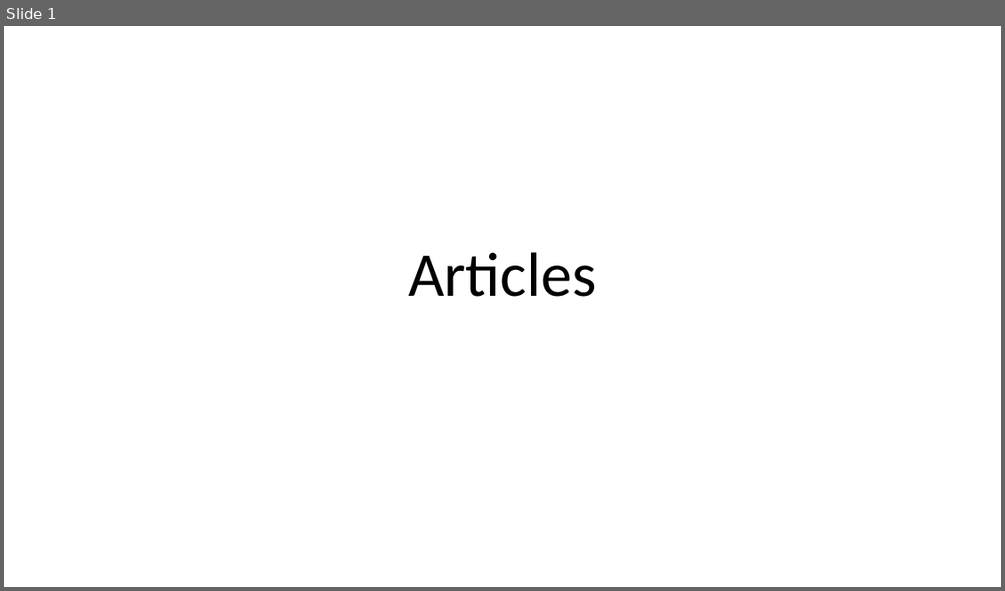
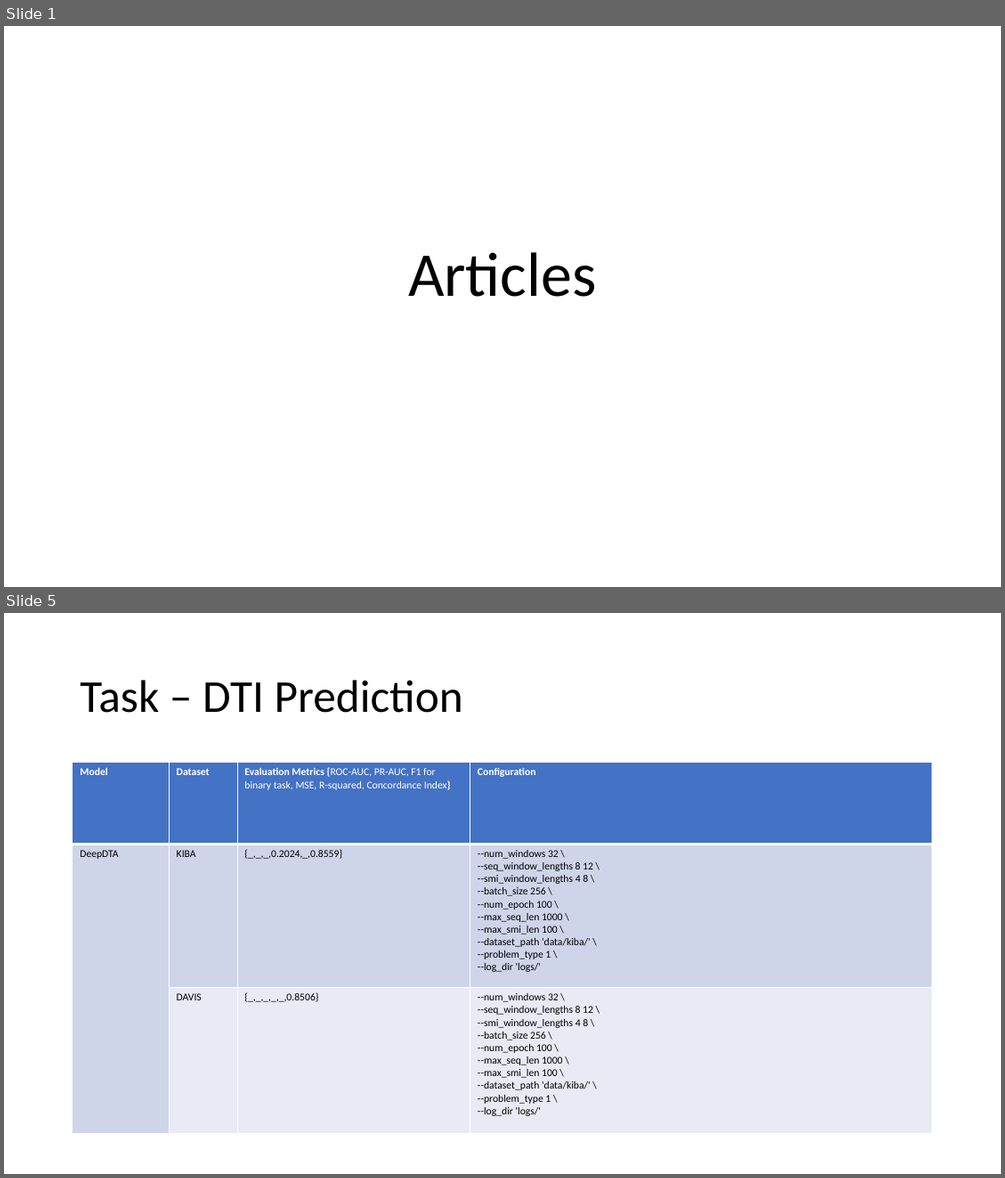
Before and after one commit to debnathk/articles, a slide deck: articles.pptx. Shown one above the other, each under a label of ours: slide 1 before the commit, slides 1 and 5 after it; the slides between them are not shown. The pictures are 1005x591 and 1005x1178 pixels, drawn with LibreOffice and Linux fonts; fonts in the diff are those of the drawing. Boxes give left, top, right and bottom in pixels: in the first picture for what was removed or moved away, otherwise in the second. Text is boxed around its words. In the diff, an @@ line names an element or a change of style, - is before the commit and + after.

```diff
--- a/articles.pptx
+++ b/articles.pptx
@@ slide 5 added at (x1=4, y1=613, x2=1001, y2=1174), background #FFFFFF @@
@@ title added at (x1=80, y1=680, x2=463, y2=713), 44 pt, text #000000 @@
+Task – DTI Prediction
@@ table added at (x1=73, y1=763, x2=932, y2=1132), 3 rows, 4 columns @@
+Model | Dataset | Evaluation Metrics {ROC-AUC, PR-AUC, F1 for binary task, MSE, R-squared, Concordance Index} | Configuration
+DeepDTA | KIBA | {_,_,_,0.2024,_,0.8559} | --num_windows 32 \ / --seq_window_lengths 8 12 \ / --smi_window_lengths 4 8 \ / --batch_size 256 \ / --num_epoch 100 \ / --max_seq_len 1000 \ / --max_smi_len 100 \ / --dataset_path 'data/kiba/' \ / --problem_type 1 \ / --log_dir 'logs/'
+ | DAVIS | {_,_,_,_,_,0.8506} | --num_windows 32 \ / --seq_window_lengths 8 12 \ / --smi_window_lengths 4 8 \ / --batch_size 256 \ / --num_epoch 100 \ / --max_seq_len 1000 \ / --max_smi_len 100 \ / --dataset_path 'data/kiba/' \ / --problem_type 1 \ / --log_dir 'logs/'
```
Also in this commit, not shown: 1 slide changed, 4 other slides added, 6 other files.
